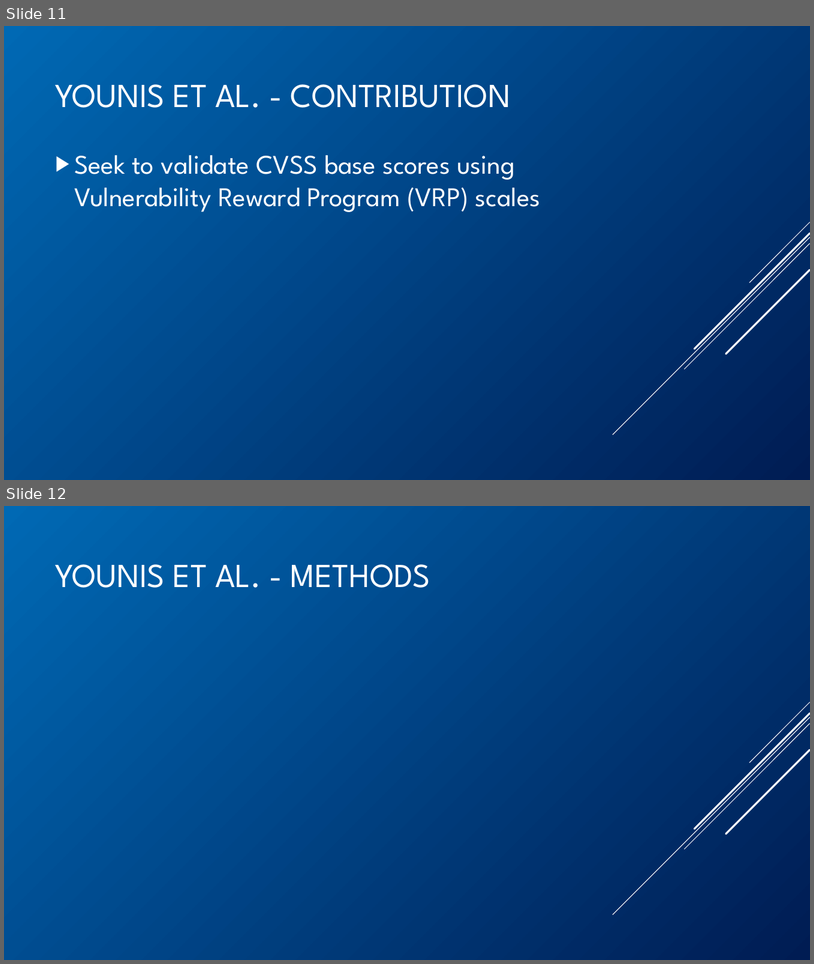
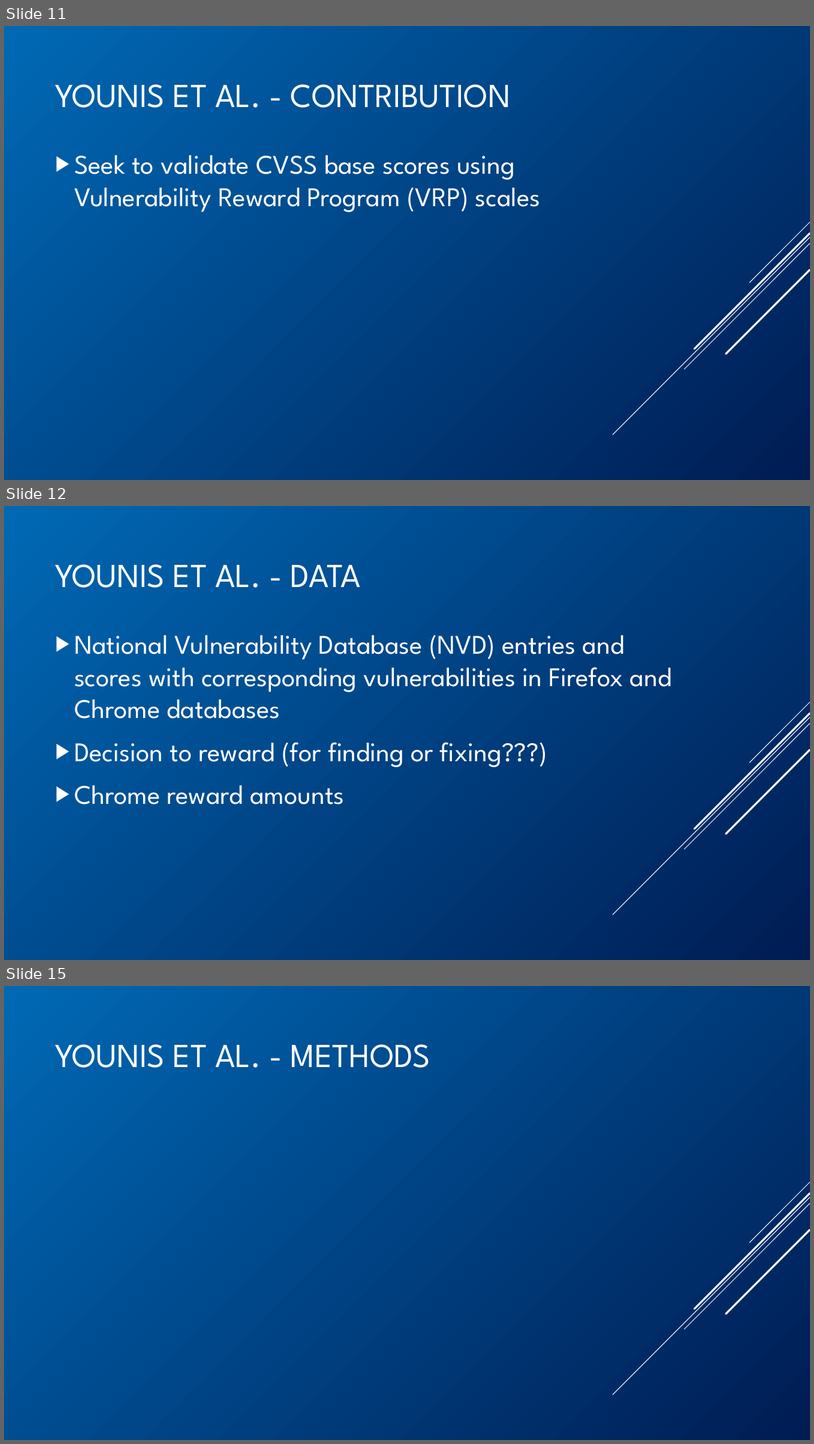
Before and after one commit to BenChurch/Winter2017, a slide deck: CISC848/BackgroundPentation/ChurchCISC848Background.pptx. Shown one above the other, each under a label of ours: slides 11 and 12 before the commit, slides 11, 12 and 15 after it; the slides between them are not shown. The pictures are 814x964 and 814x1444 pixels, drawn with LibreOffice and Linux fonts; fonts in the diff are those of the drawing; grey boxes stand for pictures. Boxes give left, top, right and bottom in pixels: in the first picture for what was removed or moved away, otherwise in the second. Text is boxed around its words. In the diff, an @@ line names an element or a change of style, - is before the commit and + after.

Commit message:
CISC 848 - Background presentation, filled Younis slides

```diff
--- a/CISC848/BackgroundPentation/ChurchCISC848Background.pptx
+++ b/CISC848/BackgroundPentation/ChurchCISC848Background.pptx
@@ slide 12 added at (4,506,810,960), background gradient #0069B4 to #001C53; not listed: 5 template elements that a slide beside it also shows @@
@@ title added at (56,564,361,588), 40 pt, text #FFFFFF @@
+YOUNIS ET AL. - DATA
@@ text added at (74,635,672,804), 32 pt, text #FFFFFF @@
+▶ National Vulnerability Database (NVD) entries and scores with corresponding vulnerabilities in Firefox and Chrome databases
+▶ Decision to reward (for finding or fixing???)
+▶ Chrome reward amounts
@@ what was slide 12 is now slide 15 @@
```
Also in this commit, not shown: 2 slides changed, 5 other slides added, 2 other files.
